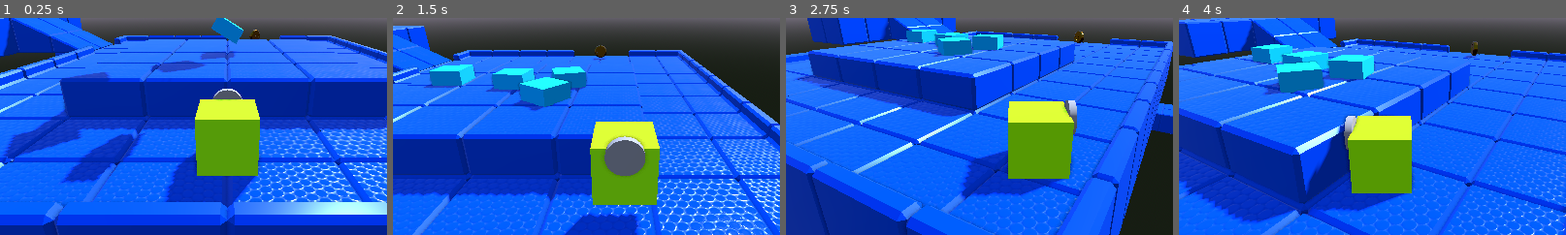
Above: before the commit, frames 1-4 (left to right).
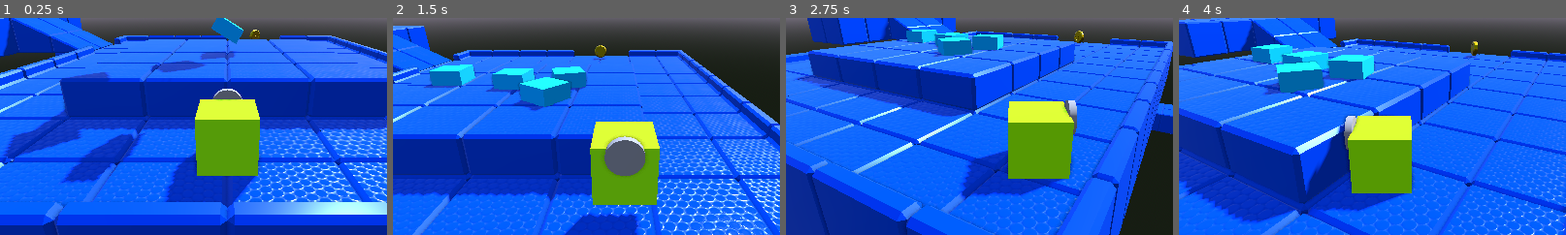
Above: after the commit, the same moments.

Repository: Aran8276/3d-platformer-godot
Game: Godot game, scene res://level_1.tscn
Two runs of this game, one before a commit and one after it. Both use one fixed random seed, a clock stepped at 60 frames per second and the inputs below. The project has no main scene, so this scene is started directly.
Inputs:
- Up to frame 1 (0.25 s): no input
- Up to frame 2 (1.5 s): tap Enter (ui_accept) at 0.5, 0.77 s; hold Right (ui_right) 0.53-1.28 s; tap A (cam_left) at 0.6 s; hold Down (ui_down) from 1.28 s (still down); tap D (cam_right) at 1.35 s
- Up to frame 3 (2.75 s): tap Enter (ui_accept) at 1.52 s; release Down (ui_down) at 2.03 s; hold Right (ui_right) from 2.03 s (still down); tap A (cam_left) at 2.1 s
- Up to frame 4 (4 s): release Right (ui_right) at 2.78 s; hold Up (ui_up) 2.78-3.53 s; tap D (cam_right) at 2.85 s; tap Enter (ui_accept) at 3.02, 3.77 s; hold Left (ui_left) from 3.53 s (still down); tap A (cam_left) at 3.6 s
The pictures show only the part of the screen within x 21-71%, y 27-77%; the shares and areas given below are measured in that part.

The runs differ from the first frame. In frame 1, 0.1% of the frame differs, in the area x 64-68%, y 5-10%; in frame 2, 0.1%, in the area x 52-56%, y 12-19%; in frame 3, 0.1%; in frame 4, 0.1%.

Commit message:
feat: fallzone

Diff:
--- a/level_1.tscn
+++ b/level_1.tscn
@@ -5,6 +5,8 @@
 [ext_resource type="Environment" uid="uid://dtg6lpcxsptq0" path="res://resources/level_1_environment.tres" id="4_ihfcg"]
 [ext_resource type="PackedScene" uid="uid://coy24hs246p4w" path="res://coins.tscn" id="4_rka8t"]
 [ext_resource type="MeshLibrary" uid="uid://bb2jjvn3gmuqe" path="res://resources/world-blocks-v1.res" id="5_rka8t"]
+
+[sub_resource type="WorldBoundaryShape3D" id="WorldBoundaryShape3D_rka8t"]
 
 [node name="Level1" type="Node3D" unique_id=1123173190]
 
@@ -41,3 +43,12 @@
 
 [node name="Steve" parent="." unique_id=313516250 instance=ExtResource("2_hbghi")]
 transform = Transform3D(-1, 0, -8.742278e-08, 0, 1, 0, 8.742278e-08, 0, -1, 0, 0.511702, 6.027)
+
+[node name="FallZone" type="Area3D" parent="." unique_id=458987270]
+transform = Transform3D(1, 0, 0, 0, 1, 0, 0, 0, 1, 0, -29.151861, 0)
+
+[node name="CollisionShape3D" type="CollisionShape3D" parent="FallZone" unique_id=1216054575]
+transform = Transform3D(1, 0, 0, 0, 1, 0, 0, 0, 1, -4.5430145, -4.8204136, -7.9529095)
+shape = SubResource("WorldBoundaryShape3D_rka8t")
+
+[connection signal="body_entered" from="FallZone" to="Steve" method="_on_fall_zone_body_entered"]
--- a/steve.gd
+++ b/steve.gd
@@ -57,3 +57,7 @@
 	xform.basis.y = floor_normal
 	xform.basis.x = - xform.basis.z.cross(floor_normal)
 	xform.basis = xform.basis.orthonormalized()
+
+
+func _on_fall_zone_body_entered(_body: Node3D) -> void:
+	get_tree().reload_current_scene()
